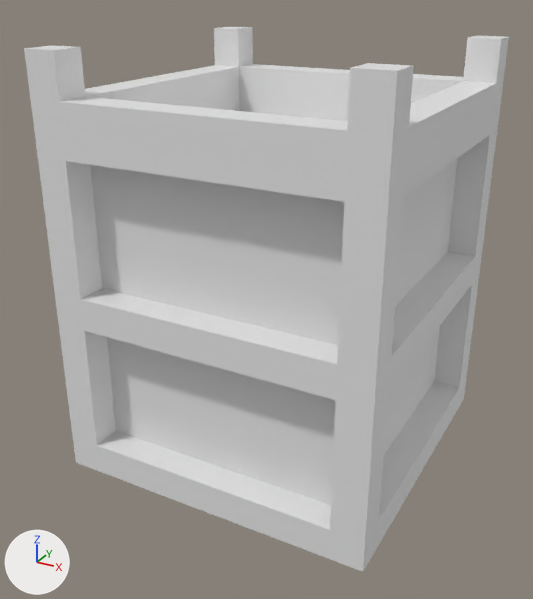
Two versions of the FBX model GT_FinalProject/Assets/TowerBlocks/TopCastle.fbx, one commit apart.
Rendered twice from a 50 mm camera at (1.55, -3.78, 7.46) aimed at (-0.51, -0.04, 5.59). Every picture has the same lights, and +X, +Y and +Z are marked at lower left. Where no turn or scale is listed for an object, it has been applied to the vertices. Vertices at the same position are counted once.

Objects in the first picture: 'TopCastle'.
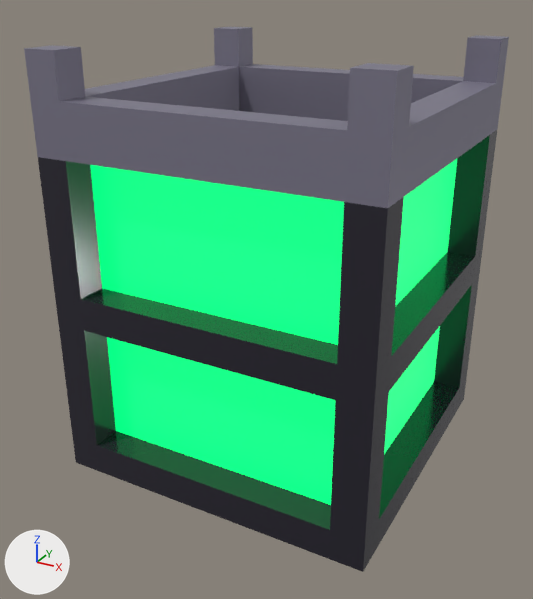
Pixel boxes [x1, y1, x2, y2] of what changed, in the pictures (533 x 599 px):
part 1 of me_cube_007, recoloured
    both: [38, 130, 497, 572]
part 2 of me_cube_007, recoloured
    both: [24, 27, 509, 208]
part 3 of me_cube_007, recoloured (grey to green)
    both: [90, 159, 457, 505]

The change, as a list of edits to the scene's bpy script:
```text
Add mat_greenlight:
    mat_greenlight = principled_material('GreenLight')
    mat_greenlight.base_color = (0.00532, 1.0, 0.0688)  # green #10ff4a
    mat_greenlight.emission_color = (0.0, 0.926, 0.231)  # green #00f784
    mat_greenlight.emission_strength = 1.0
Add mat_roof:
    mat_roof = principled_material('Roof')
    mat_roof.base_color = (0.234, 0.22, 0.296)  # grey #858194
    mat_roof.metallic = 0.333
Add mat_defaulttower:
    mat_defaulttower = principled_material('DefaultTower')
    mat_defaulttower.base_color = (0.0292, 0.0262, 0.0397)  # black #302d38
    mat_defaulttower.metallic = 0.267
    mat_defaulttower.roughness = 0.183
Change me_cube_007:
    where me_cube_007.from_pydata(...)  # 132 vertices, 130 faces; spans x -1.0..1.0, y -1.0..1.0, z 0.0..2.56
    used by ob_topcastle; location = (-0.457, 0.109, 4.555)
    me_cube_007 part 1: 82 of the faces centred in x -1.0..1.0, y -1.0..1.0, z 0.0..2.0 switch from no material to mat_defaulttower (black #302d38)
    me_cube_007 part 2: all 40 faces centred in x -1.0..1.0, y -1.0..1.0, z 2.15..2.56 switch from no material to mat_roof (grey #858194)
    me_cube_007 part 3: all 8 faces centred in x -0.81..0.81, y -0.81..0.81, z 0.6..1.6 switch from no material to mat_greenlight (green #10ff4a)
```
